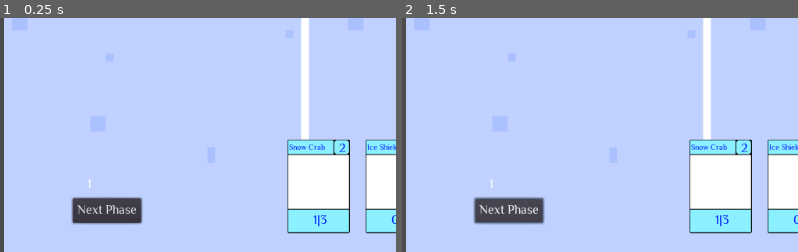
Above: before the commit, frames 1-2 (left to right).
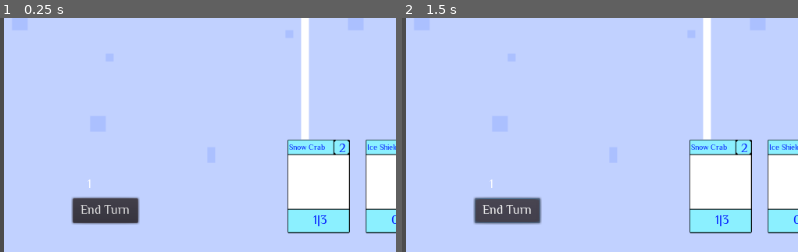
Above: after the commit, the same moments.

Repository: the-alex-g/Frost
Game: Godot game, scene res://Battlefield/Main.tscn
Two runs of this game, one before a commit and one after it. Both use one fixed random seed, a clock stepped at 60 frames per second and the inputs below.
Inputs:
- Up to frame 1 (0.25 s): no input
- Up to frame 2 (1.5 s): click "Next Phase" (after the commit: "End Turn") at 0.5 s; click "Next Phase" (after the commit: "End Turn") at 1.25 s
The pictures show only the part of the screen within x 0-50%, y 50-100%; the shares and areas given below are measured in that part.

The runs differ from the first frame. In frame 1, 0.5% of the frame differs, in the area x 19-37%, y 76-89%; in frame 2, 0.5%.

Commit message:
Make attacking work

Diff:
--- a/Project/Battlefield/Battlefield.gd
+++ b/Project/Battlefield/Battlefield.gd
@@ -3,6 +3,9 @@
 onready var card1 = $CardOnField
 onready var card2 = $CardOnField2
 onready var card3 = $CardOnField3
+onready var enemy1 = $EnemyCard
+onready var enemy2 = $EnemyCard2
+onready var enemy3 = $EnemyCard3
 var lastpressed:int = 0
 signal pressed
 
@@ -40,4 +43,21 @@
 		card3.generate_text()
 
 func _on_Main_attack():
-	pass # Replace with function body.
+	card1.health -= enemy1.damage
+	enemy1.health -= card1.damage
+	if card1.health <= 0:
+		card1.reset()
+	if enemy1.health <= 0:
+		enemy1.reset()
+	card2.health -= enemy2.damage
+	enemy2.health -= card2.damage
+	if card2.health <= 0:
+		card2.reset()
+	if enemy2.health <= 0:
+		enemy2.reset()
+	card3.health -= enemy3.damage
+	enemy3.health -= card3.damage
+	if card3.health <= 0:
+		card3.reset()
+	if enemy3.health <= 0:
+		enemy3.reset()
--- a/Project/Battlefield/Battlefield.tscn
+++ b/Project/Battlefield/Battlefield.tscn
@@ -1,8 +1,9 @@
-[gd_scene load_steps=4 format=2]
+[gd_scene load_steps=5 format=2]
 
 [ext_resource path="res://Battlefield/Battlefield.gd" type="Script" id=1]
-[ext_resource path="res://Battlefield/CardOnField.tscn" type="PackedScene" id=2]
+[ext_resource path="res://Battlefield/Cards/CardOnField.tscn" type="PackedScene" id=2]
 [ext_resource path="res://Art/Background.png" type="Texture" id=3]
+[ext_resource path="res://Battlefield/Cards/EnemyCard.tscn" type="PackedScene" id=4]
 
 [node name="Battlefield" type="Node2D"]
 position = Vector2( 466.54, 366.234 )
@@ -20,6 +21,15 @@
 
 [node name="CardOnField3" parent="." instance=ExtResource( 2 )]
 position = Vector2( 234.199, -43.2538 )
+
+[node name="EnemyCard" parent="." instance=ExtResource( 4 )]
+position = Vector2( -172.632, -252.632 )
+
+[node name="EnemyCard2" parent="." instance=ExtResource( 4 )]
+position = Vector2( 20, -252.632 )
+
+[node name="EnemyCard3" parent="." instance=ExtResource( 4 )]
+position = Vector2( 232.632, -252.632 )
 [connection signal="selected" from="CardOnField" to="." method="_on_CardOnField_selected"]
 [connection signal="selected" from="CardOnField2" to="." method="_on_CardOnField2_selected"]
 [connection signal="selected" from="CardOnField3" to="." method="_on_CardOnField3_selected"]
--- /dev/null
+++ b/Project/Battlefield/Cards/CardOnField.gd
@@ -0,0 +1,32 @@
+extends Node2D
+
+onready var nametext:Label = $Sprite/Name
+onready var costtext:Label = $Sprite/Cost
+onready var statstext:Label = $Sprite/Stats
+var cardname:String = ""
+var damage:int = 0
+var health:int = 0
+var cost:int = 0
+signal selected
+
+func _ready():
+	$Sprite.hide()
+
+func generate_text():
+	$Sprite.show()
+	nametext.text = cardname
+	costtext.text = str(cost)
+	statstext.text = str(damage)
+	if health != 0:
+		statstext.text += "|"+str(health)
+
+func _on_Area2D_input_event(_viewport, event, _shape_idx):
+	if event.is_pressed() and event.button_index == BUTTON_LEFT:
+		emit_signal("selected")
+
+func reset():
+	cardname = ""
+	damage = 0
+	health = 0
+	cost = 0
+	$Sprite.hide()
--- a/Project/Battlefield/CardOnField.tscn
+++ b/Project/Battlefield/Cards/CardOnField.tscn
@@ -3,7 +3,7 @@
 [ext_resource path="res://Resources/LargeFont.tres" type="DynamicFont" id=1]
 [ext_resource path="res://Resources/Font.tres" type="DynamicFont" id=2]
 [ext_resource path="res://Art/Card.png" type="Texture" id=3]
-[ext_resource path="res://Battlefield/CardOnField.gd" type="Script" id=4]
+[ext_resource path="res://Battlefield/Cards/CardOnField.gd" type="Script" id=4]
 
 [sub_resource type="RectangleShape2D" id=1]
 extents = Vector2( 102.7, 106.954 )
--- a/Project/Battlefield/CardOnField.gd
+++ b/Project/Battlefield/Cards/EnemyCard.gd
@@ -20,6 +20,9 @@
 	if health != 0:
 		statstext.text += "|"+str(health)
 
-func _on_Area2D_input_event(_viewport, event, _shape_idx):
-	if event.is_pressed() and event.button_index == BUTTON_LEFT:
-		emit_signal("selected")
+func reset():
+	cardname = ""
+	damage = 0
+	health = 0
+	cost = 0
+	$Sprite.hide()
--- /dev/null
+++ b/Project/Battlefield/Cards/EnemyCard.tscn
@@ -0,0 +1,48 @@
+[gd_scene load_steps=5 format=2]
+
+[ext_resource path="res://Resources/LargeFont.tres" type="DynamicFont" id=1]
+[ext_resource path="res://Battlefield/Cards/EnemyCard.gd" type="Script" id=2]
+[ext_resource path="res://Resources/Font.tres" type="DynamicFont" id=3]
+[ext_resource path="res://Art/Card.png" type="Texture" id=4]
+
+[node name="EnemyCard" type="Node2D"]
+script = ExtResource( 2 )
+
+[node name="Sprite" type="Sprite" parent="."]
+texture = ExtResource( 4 )
+
+[node name="Name" type="Label" parent="Sprite"]
+modulate = Color( 0, 0.0901961, 1, 1 )
+margin_left = -38.3773
+margin_top = -57.8868
+margin_right = -10.3773
+margin_bottom = -40.8868
+custom_fonts/font = ExtResource( 3 )
+text = "Name"
+__meta__ = {
+"_edit_use_anchors_": false
+}
+
+[node name="Cost" type="Label" parent="Sprite"]
+modulate = Color( 0, 0.0901961, 1, 1 )
+margin_left = 25.5943
+margin_top = -60.5459
+margin_right = 34.5943
+margin_bottom = -34.5459
+custom_fonts/font = ExtResource( 1 )
+text = "2"
+__meta__ = {
+"_edit_use_anchors_": false
+}
+
+[node name="Stats" type="Label" parent="Sprite"]
+modulate = Color( 0, 0.0901961, 1, 1 )
+margin_left = -7.15247
+margin_top = 31.3236
+margin_right = 19.8475
+margin_bottom = 57.3236
+custom_fonts/font = ExtResource( 1 )
+text = "1|2"
+__meta__ = {
+"_edit_use_anchors_": false
+}
--- a/Project/Player/Player.tscn
+++ b/Project/Player/Player.tscn
@@ -26,7 +26,7 @@
 margin_right = 176.983
 margin_bottom = 550.683
 custom_fonts/font = ExtResource( 2 )
-text = "Next Phase"
+text = "End Turn"
 __meta__ = {
 "_edit_use_anchors_": false
 }
